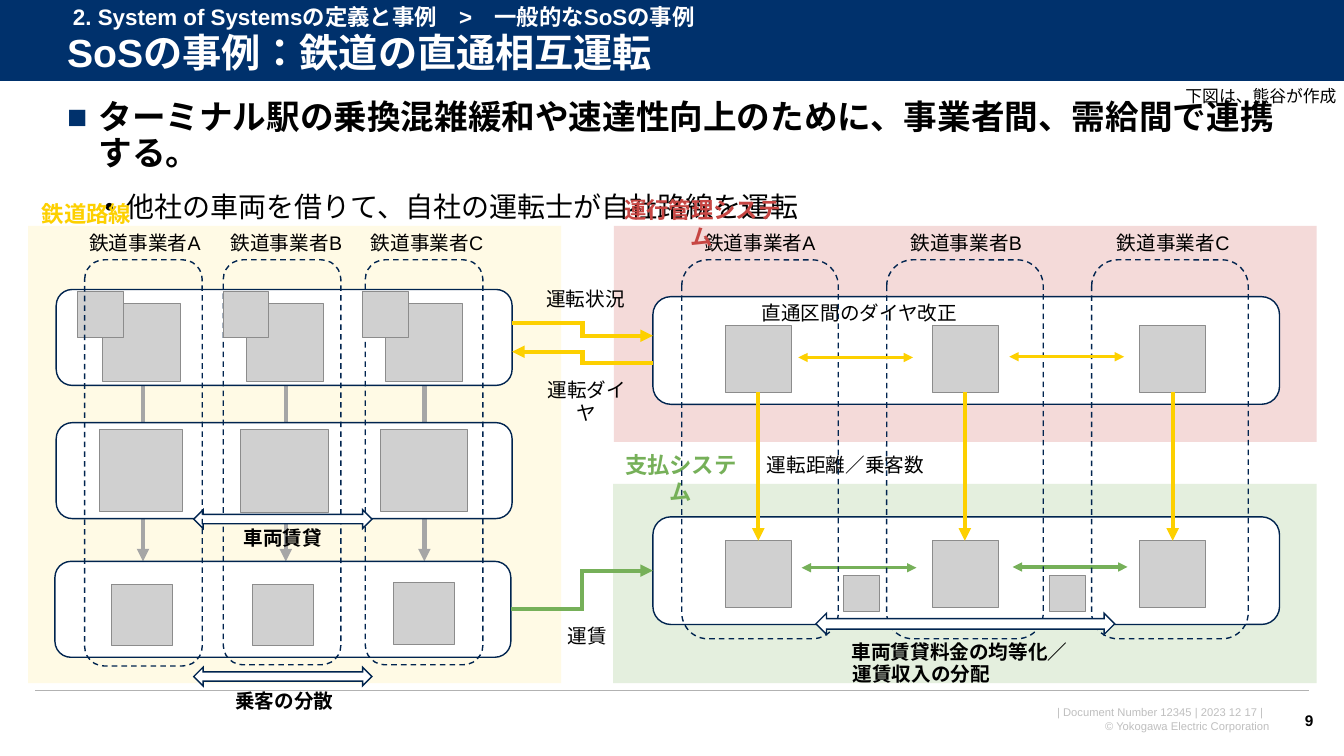
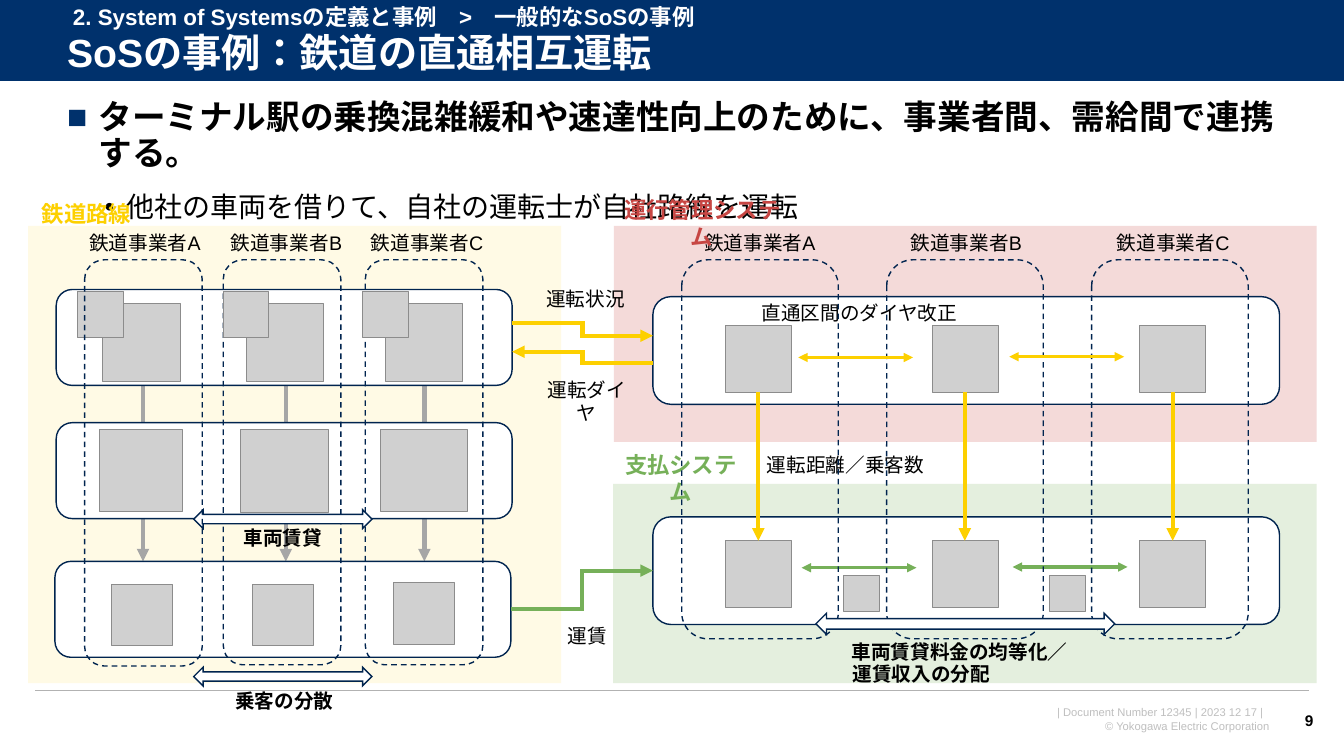
Before and after one commit to watarukumagai-git/opt, a slide deck: slide 9 of SoS/conf2023/231217_横幹連合コンファレンス_熊谷.pptx. Drawn at 1344x756 pixels with LibreOffice and Linux fonts; fonts in the diff are those of the drawing; grey boxes stand for pictures; background and template pictures are left out. Boxes give left, top, right and bottom in pixels: in the first picture for what was removed or moved away, otherwise in the second. Text is boxed around its words. In the diff, an @@ line names an element or a change of style, - is before the commit and + after.

```diff
--- a/SoS/conf2023/231217_横幹連合コンファレンス_熊谷.pptx
+++ b/SoS/conf2023/231217_横幹連合コンファレンス_熊谷.pptx
@@ text removed at <box>1185,88,1336,107</box> @@
-下図は、熊谷が作成
```
Also in this commit, not shown: 12 other slides changed, 3 slides added, 2 slides removed.
